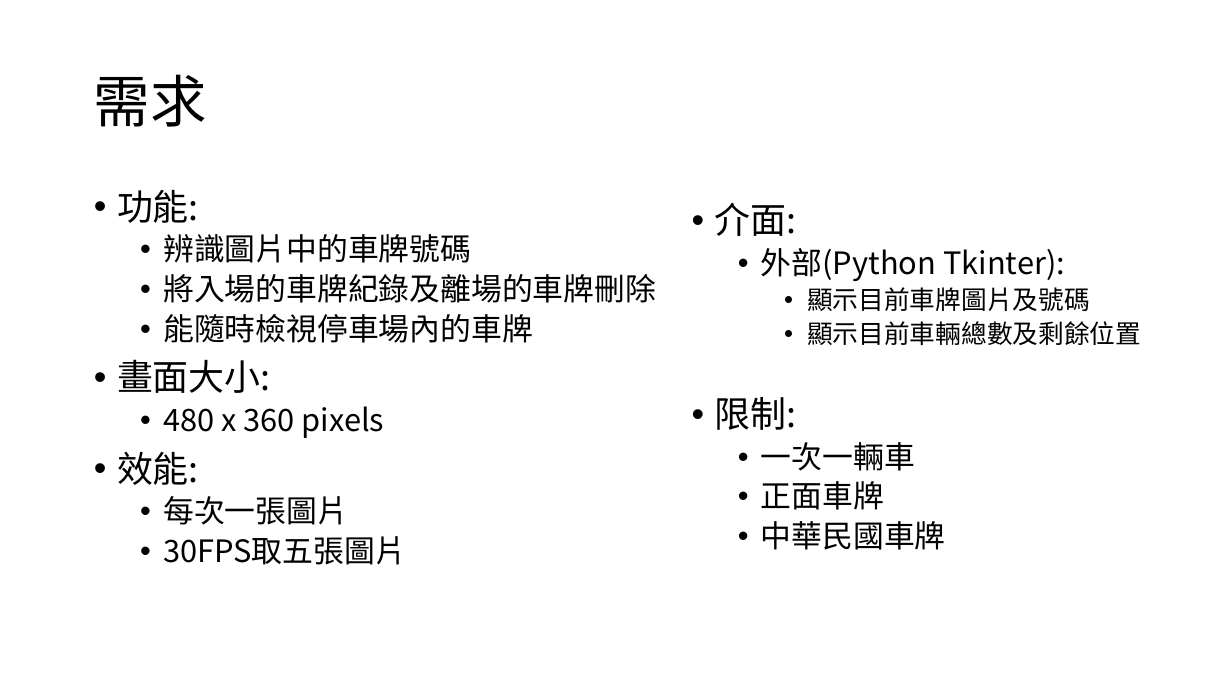
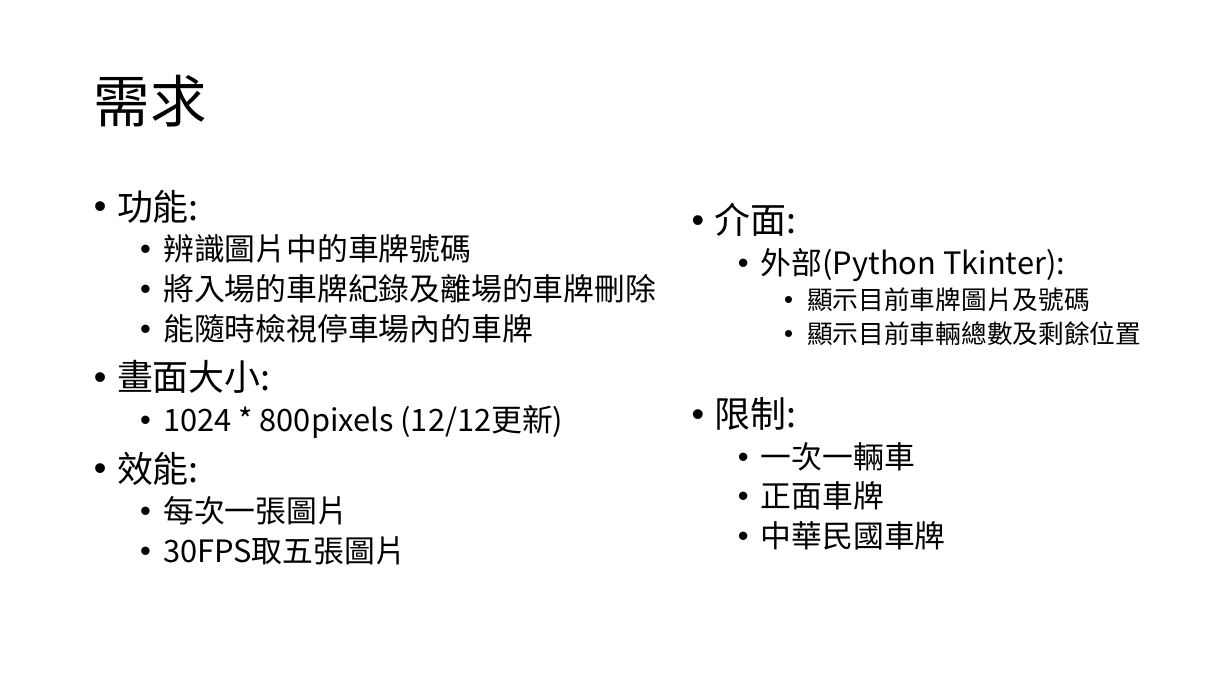
Before and after one commit to Koukya/Embedded-Image-Processing, a slide deck: slide 2 of 車牌辨識.pptx. Drawn at 1232x693 pixels with LibreOffice and Linux fonts; fonts in the diff are those of the drawing. Boxes give left, top, right and bottom in pixels: in the first picture for what was removed or moved away, otherwise in the second. Text is boxed around its words. In the diff, an @@ line names an element or a change of style, - is before the commit and + after.

```diff
--- a/車牌辨識.pptx
+++ b/車牌辨識.pptx
@@ text at (163, 405, 564, 438): text changed @@
-  • 480 x 360 pixels
+  • 1024 * 800pixels (12/12更新)
```
Also in this commit, not shown: 2 other slides changed, 4 slides added.
